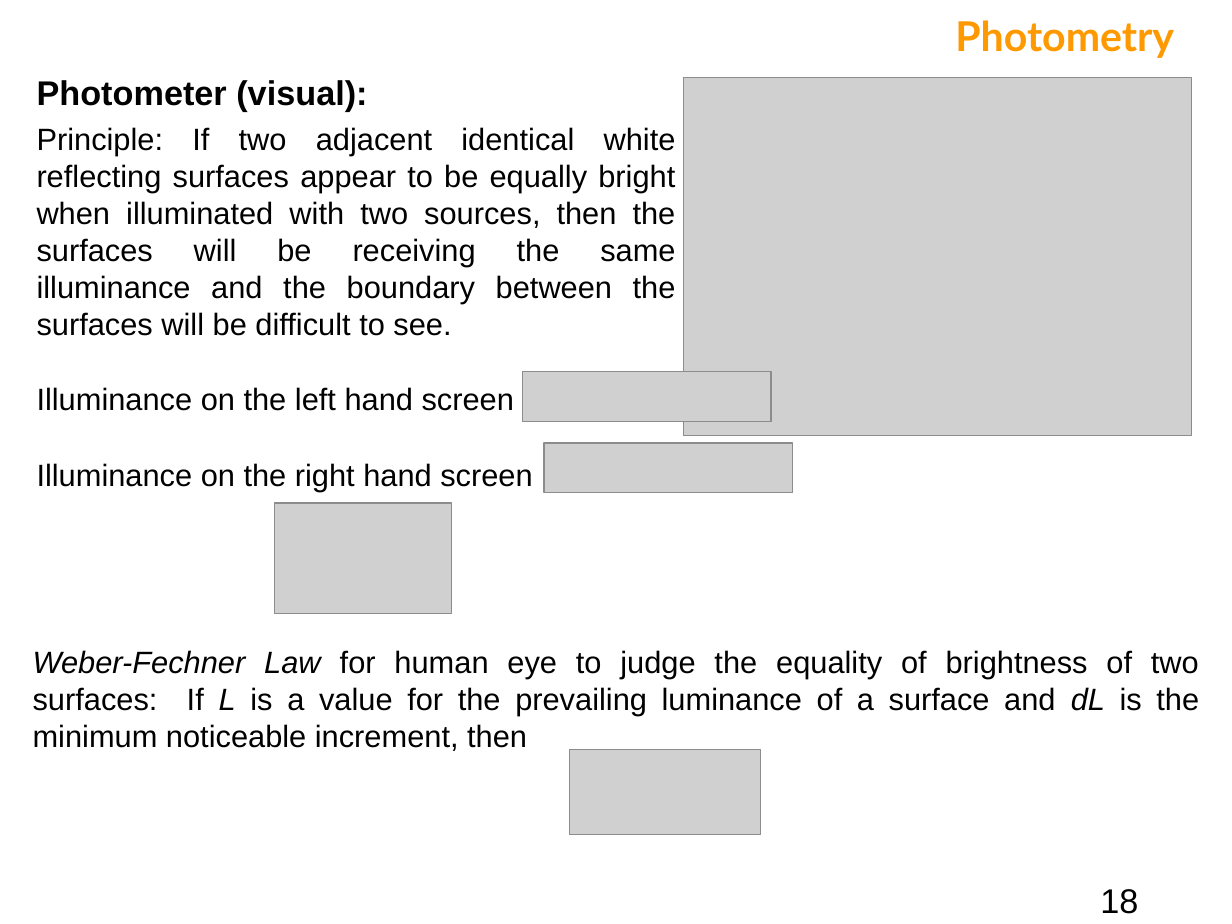
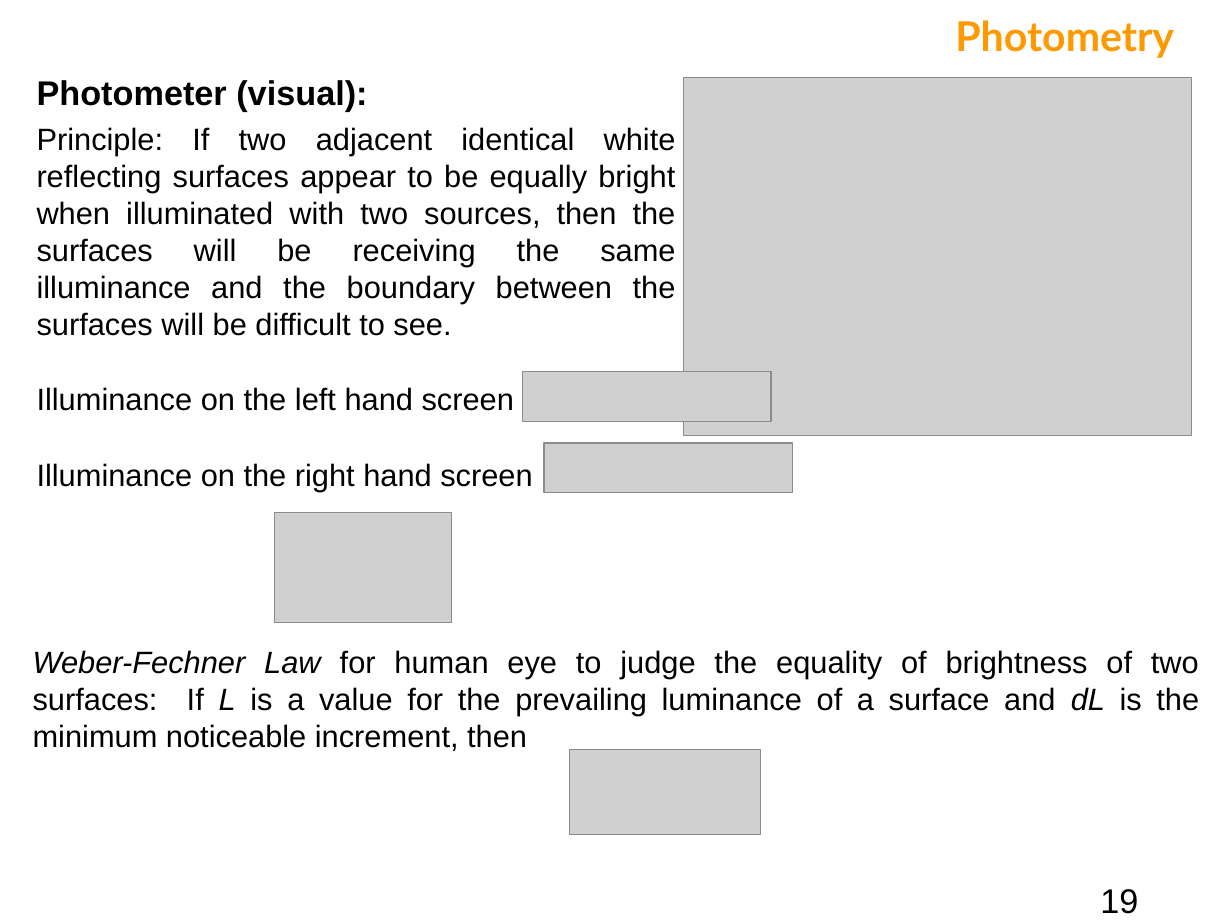
Before and after one commit to bagustris/TeknikOptik, a slide deck: slide 19 of slide/Fotometri.ppt (slide 18 before the commit). Drawn at 1232x924 pixels with LibreOffice and Linux fonts; fonts in the diff are those of the drawing; grey boxes stand for pictures. Boxes give left, top, right and bottom in pixels: in the first picture for what was removed or moved away, otherwise in the second. Text is boxed around its words. In the diff, an @@ line names an element or a change of style, - is before the commit and + after.

```diff
--- a/slide/Fotometri.ppt
+++ b/slide/Fotometri.ppt
@@ picture: place and size @@
-picture at (275, 503, 452, 612)
+picture at (275, 513, 452, 622)
@@ page number at (1100, 889, 1138, 914): text changed @@
-18
+19
```
Also in this commit, not shown: 11 other slides changed, 2 slides added, 3 slides removed, 3 other files.
